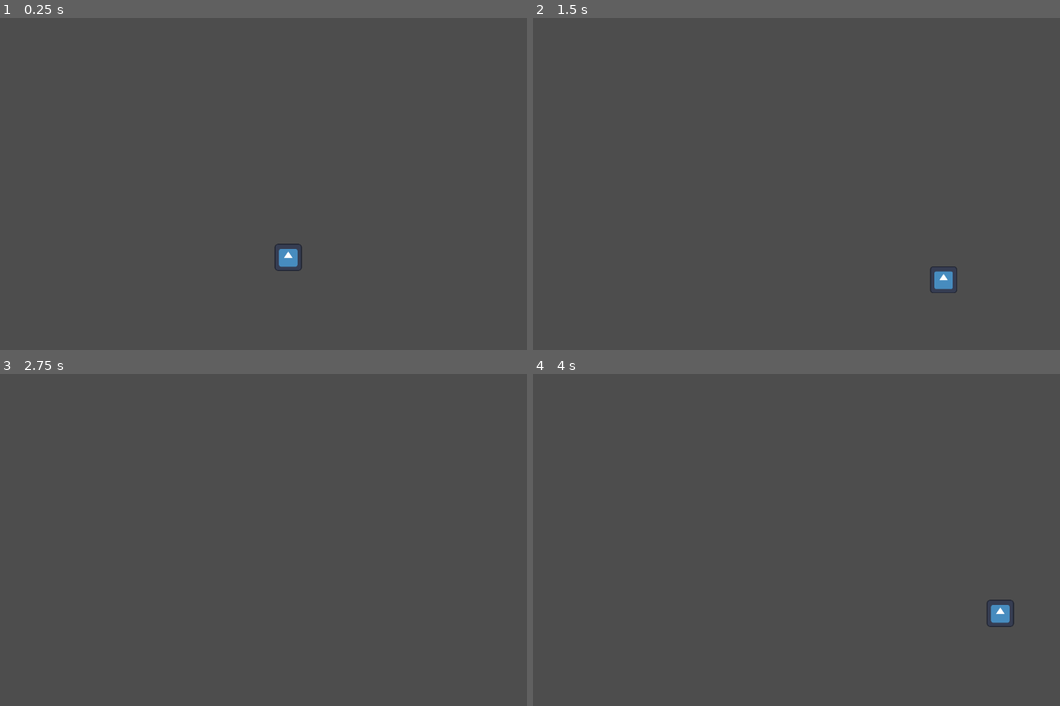
Above: before the commit, frames 1-4 (two rows, left to right).
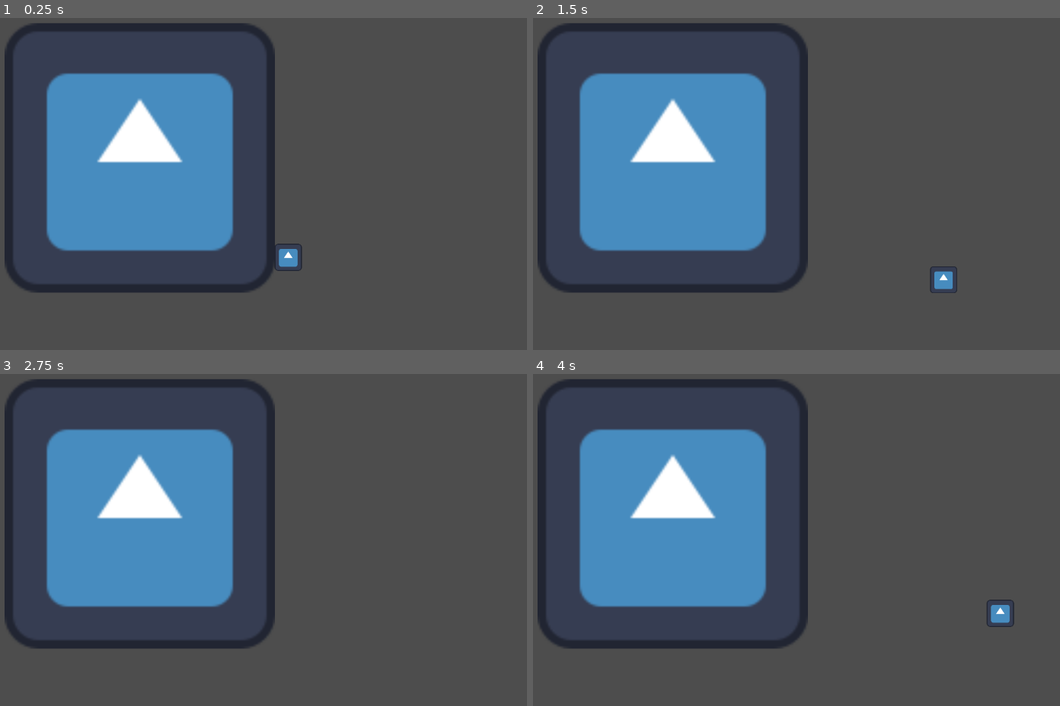
Above: after the commit, the same moments.

Repository: SeyiTsa/TSA-Restaurant-Game
Game: Godot game, scene res://scenes/main.tscn
The game is run twice, just before and just after one commit, with the same random seed, the same clock (stepped at 60 frames per second) and the same inputs. The engine's default icon, where the game draws it, is replaced by a stand-in: a white triangle on a blue panel in a dark square.
Inputs:
- Up to frame 1 (0.25 s): no input
- Up to frame 2 (1.5 s): tap Enter (ui_accept) at 0.5, 0.77 s; hold D (right) 0.53-1.28 s; hold S (down) from 1.28 s (still down)
- Up to frame 3 (2.75 s): tap Enter (ui_accept) at 1.52 s; release S (down) at 2.03 s; hold D (right) from 2.03 s (still down)
- Up to frame 4 (4 s): tap Enter (ui_accept) at 2.75, 3.02, 3.77 s; release D (right) at 2.78 s; hold Up (up) 2.78-3.53 s; hold A (left) from 3.53 s (still down)

The runs differ from the first frame. In frame 1, 24% of the frame differs, in the area x 0-53%, y 1-83%; in frame 2, 24%; in frame 3, 24%; in frame 4, 24%.

Commit message:
Update main.tscn

Diff:
--- a/scenes/main.tscn
+++ b/scenes/main.tscn
@@ -1,9 +1,14 @@
-[gd_scene load_steps=2 format=3 uid="uid://by2w026v1l3q"]
+[gd_scene load_steps=3 format=3 uid="uid://by2w026v1l3q"]
 
 [ext_resource type="PackedScene" uid="uid://cd8vbm5in07ms" path="res://scenes/player.tscn" id="1_yvnu5"]
+[ext_resource type="Texture2D" uid="uid://dybl51c4kss4l" path="res://icon.svg" id="2_bl4pl"]
 
 [node name="Main" type="Node2D"]
 scale = Vector2(4, 4)
 
 [node name="Player" parent="." instance=ExtResource("1_yvnu5")]
 position = Vector2(175, 118)
+
+[node name="Sprite2D" type="Sprite2D" parent="."]
+position = Vector2(104.75, 70.75)
+texture = ExtResource("2_bl4pl")
